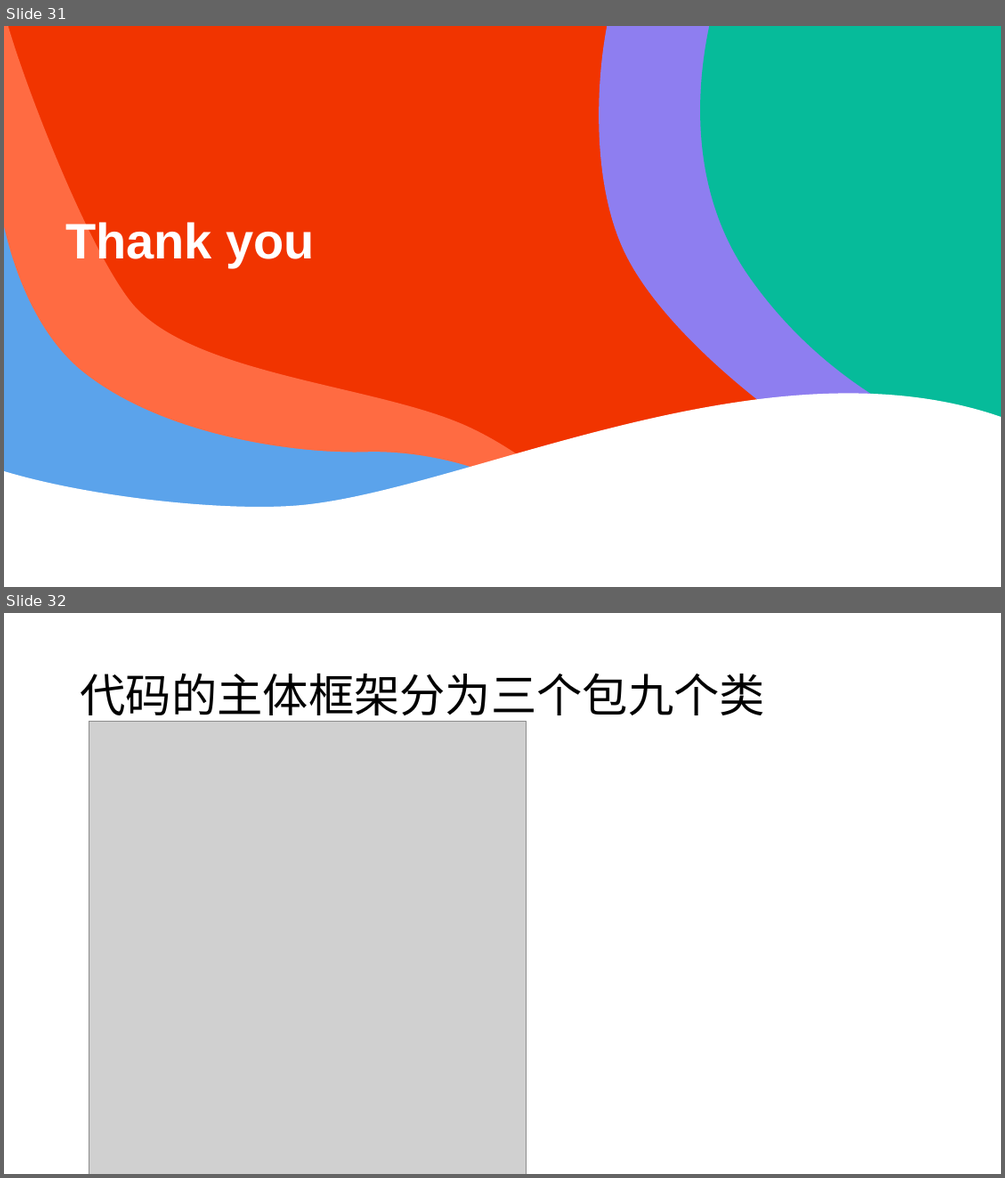
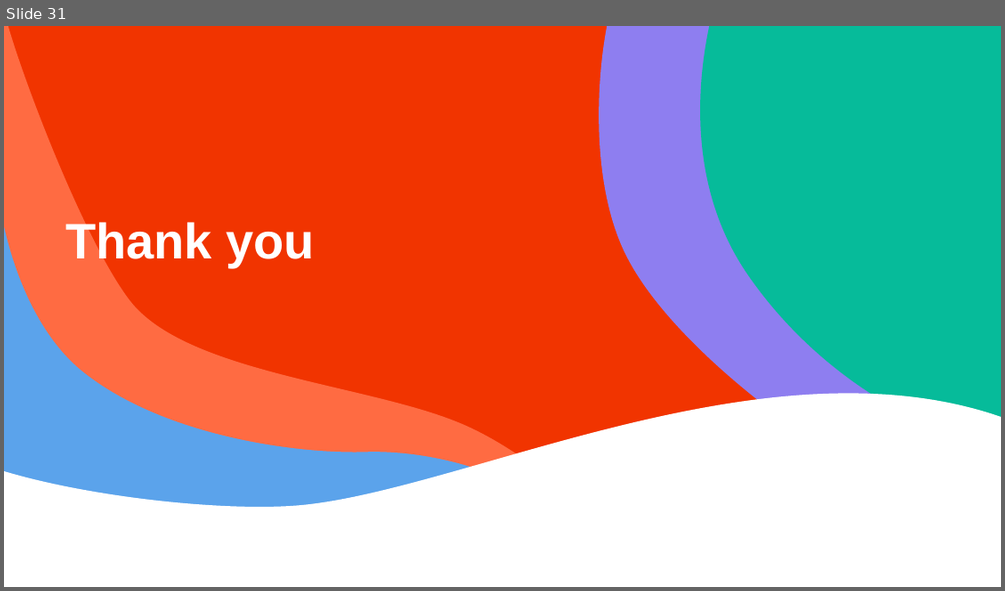
Before and after one commit to wzc506/mineswapper, a slide deck: uml.pptx. Shown one above the other, each under a label of ours: slides 31 and 32 before the commit, slide 31 after it. The pictures are 1005x1178 and 1005x591 pixels, drawn with LibreOffice and Linux fonts; fonts in the diff are those of the drawing; grey boxes stand for pictures. Boxes give left, top, right and bottom in pixels: in the first picture for what was removed or moved away, otherwise in the second. Text is boxed around its words. In the diff, an @@ line names an element or a change of style, - is before the commit and + after.

```diff
--- a/uml.pptx
+++ b/uml.pptx
@@ slide 32 removed at box(4, 613, 1001, 1174), background #FFFFFF @@
@@ title removed at box(80, 673, 765, 723) @@
-代码的主体框架分为三个包九个类
@@ picture removed at box(89, 722, 526, 1174) @@
```
Also in this commit, not shown: 1 slide added, 6 other slides removed.
